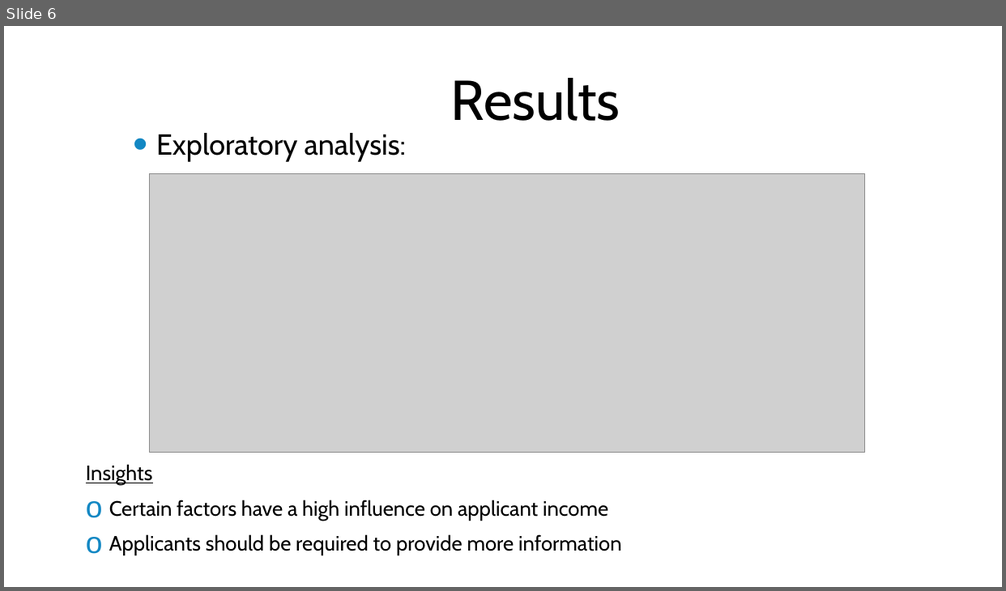
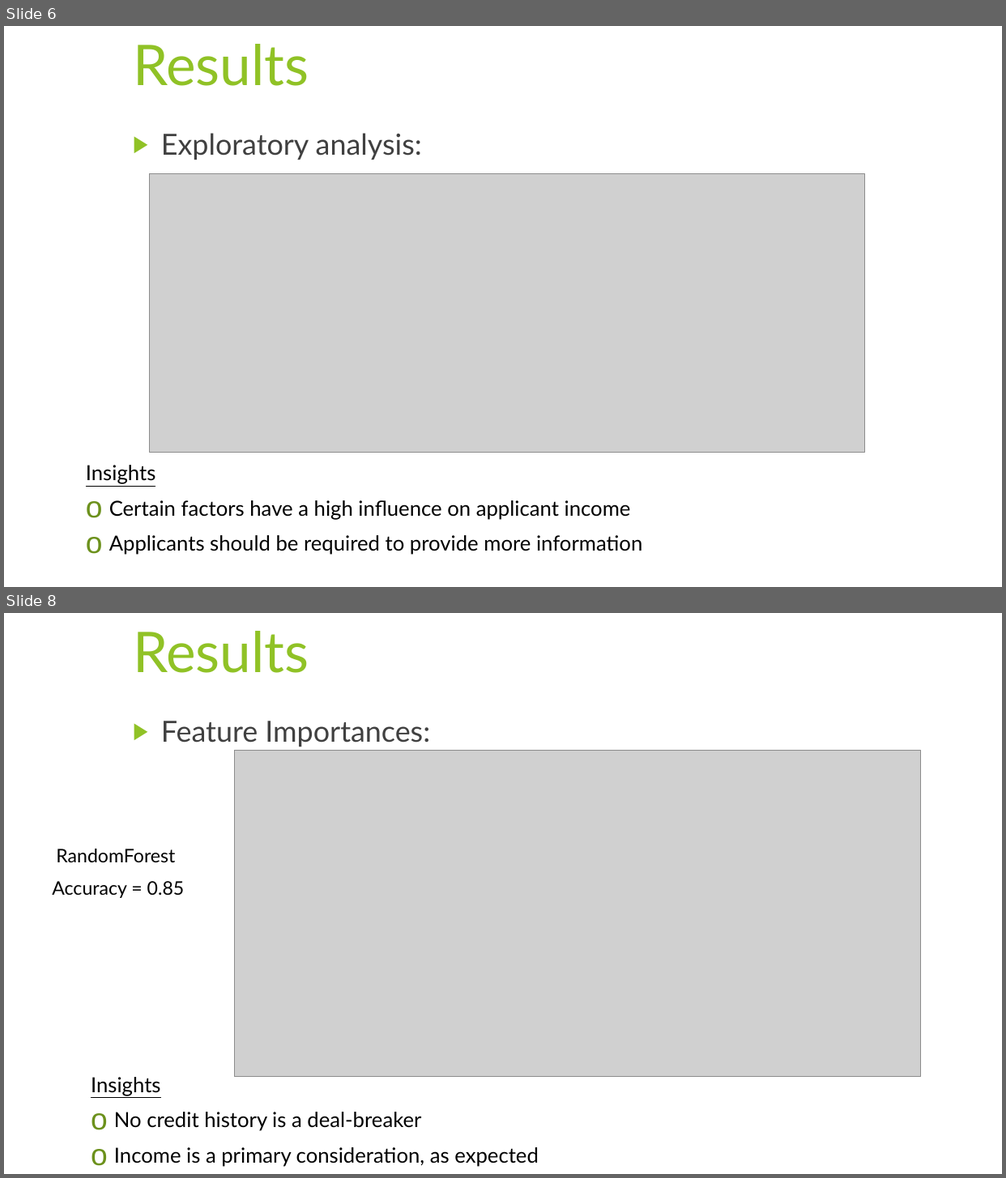
Before and after one commit to NB094/lighthouse-data-notes, a slide deck: Week_7/Day_4/Miniproject 4.pptx. Shown one above the other, each under a label of ours: slide 6 before the commit, slides 6 and 8 after it; the slides between them are not shown. The pictures are 1006x591 and 1006x1178 pixels, drawn with LibreOffice and Linux fonts; fonts in the diff are those of the drawing; grey boxes stand for pictures; background and template pictures are left out. Boxes give left, top, right and bottom in pixels: in the first picture for what was removed or moved away, otherwise in the second. Text is boxed around its words. In the diff, an @@ line names an element or a change of style, - is before the commit and + after.

```diff
--- a/Week_7/Day_4/Miniproject 4.pptx
+++ b/Week_7/Day_4/Miniproject 4.pptx
@@ slide 8 added at box(4, 613, 1002, 1174), background picture (left out); not listed: 1 template element that a slide beside it also shows @@
@@ rectangle added at box(4, 613, 1002, 1174), fill #FFFFFF @@
@@ title added at box(133, 631, 309, 673), 54 pt, text #90C226 @@
+Results
@@ group added at box(756, 613, 1002, 1174): 5 freeform shapes, 1 line @@
@@ text added at box(161, 721, 430, 747), 28 pt, text #404040 @@
+▶ Feature Importances:
@@ picture added at box(234, 751, 920, 1077) @@
@@ text added at box(52, 849, 185, 898), 18 pt, text #000000 @@
+RandomForest
+Accuracy = 0.85
@@ text added at box(91, 1077, 539, 1167), 20 pt, text #000000 @@
+Insights
+o No credit history is a deal-breaker
+o Income is a primary consideration, as expected
@@ slide 6 changed as well @@
@@ rectangle: place and size @@
-rectangle at box(4, 26, 994, 587)
+rectangle at box(4, 26, 1002, 587)
@@ title "Results" at box(133, 44, 309, 86): font Cabin to Lato, text colour #000000 to #90C226; alignment centre to left; vertical alignment middle to top @@
@@ text "Exploratory analysis:" at box(161, 133, 422, 160): font Cabin to Lato, text colour #000000 to #404040; bullet • to ▶; less space between paragraphs; bullet colour #1287C3 to #90C226 @@
@@ text "Insights" at box(86, 465, 642, 555): font Cabin to Lato; bullet colour #1287C3 to #6C921D @@
```
Also in this commit, not shown: 6 other slides changed, 1 other slide added, 2 slides removed, 4 other files.
